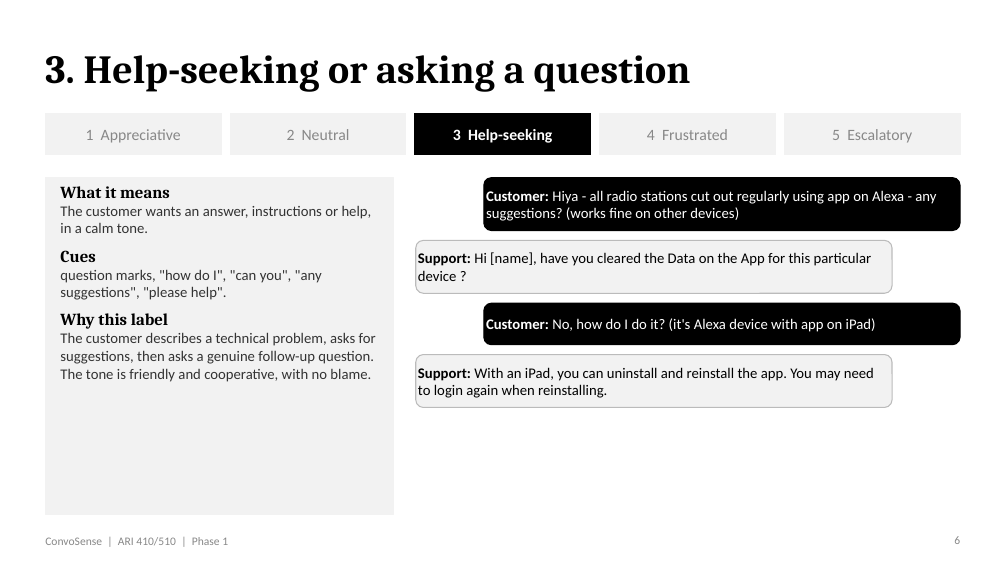
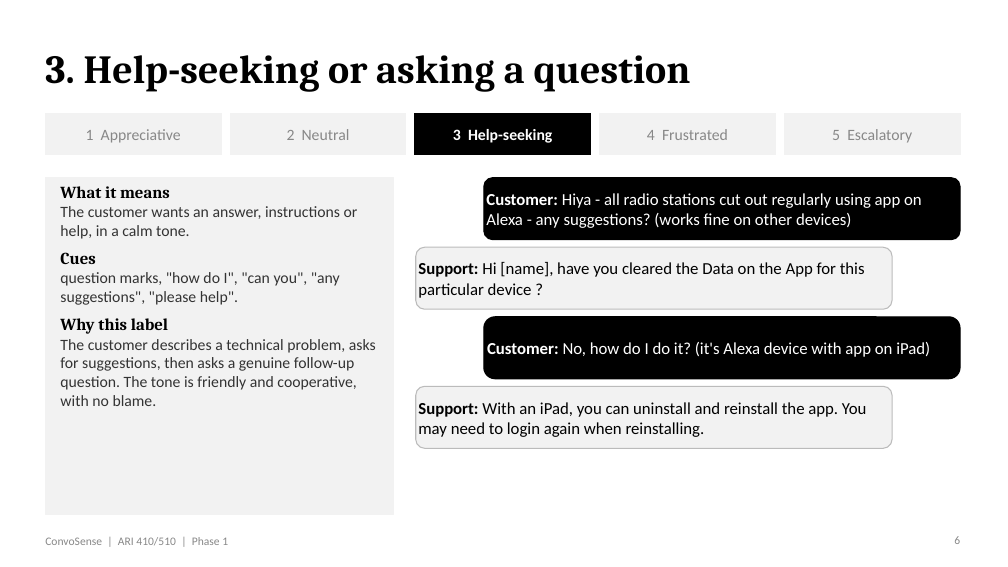
Before and after one commit to venkatrepaka-umich/ConvoSense, a slide deck: slide 6 of docs/Phase 1 PPT.pptx. Drawn at 1008x567 pixels with LibreOffice and Linux fonts; fonts in the diff are those of the drawing. Boxes give left, top, right and bottom in pixels: in the first picture for what was removed or moved away, otherwise in the second. Text is boxed around its words. In the diff, an @@ line names an element or a change of style, - is before the commit and + after.

```diff
--- a/docs/Phase 1 PPT.pptx
+++ b/docs/Phase 1 PPT.pptx
@@ rounded rectangle "Customer: Hiya - all radio ...": place and size @@
-rounded rectangle "Customer: Hiya - all radio ..." at <box>484,178,960,231</box>
+rounded rectangle "Customer: Hiya - all radio ..." at <box>484,178,960,240</box>
@@ text at <box>60,206,376,406</box>: size 14 to 15 pt @@
@@ rounded rectangle "Support: Hi [name], have you ...": place and size @@
-rounded rectangle "Support: Hi [name], have you ..." at <box>416,240,892,293</box>
+rounded rectangle "Support: Hi [name], have you ..." at <box>416,247,892,309</box>
@@ rounded rectangle "Customer: No, how do I ...": place and size @@
-rounded rectangle "Customer: No, how do I ..." at <box>484,303,960,345</box>
+rounded rectangle "Customer: No, how do I ..." at <box>484,317,960,379</box>
@@ size 14 to 16 pt in 4 elements at <box>484,178,960,240</box>, <box>416,247,892,309</box>, <box>484,317,960,379</box>, <box>416,386,892,448</box> @@
@@ rounded rectangle "Support: With an iPad, you ...": place and size @@
-rounded rectangle "Support: With an iPad, you ..." at <box>416,355,892,408</box>
+rounded rectangle "Support: With an iPad, you ..." at <box>416,386,892,448</box>
```
Also in this commit, not shown: 7 other slides changed, 2 other files.
